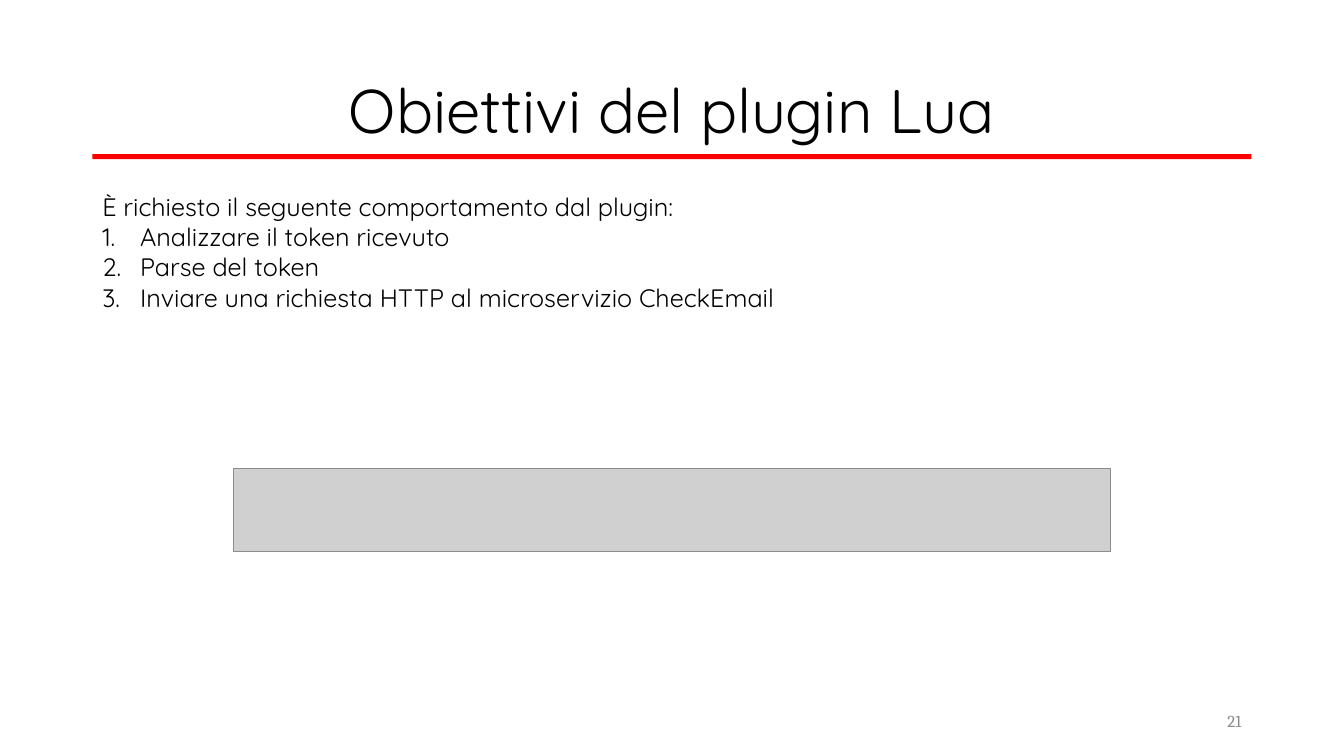
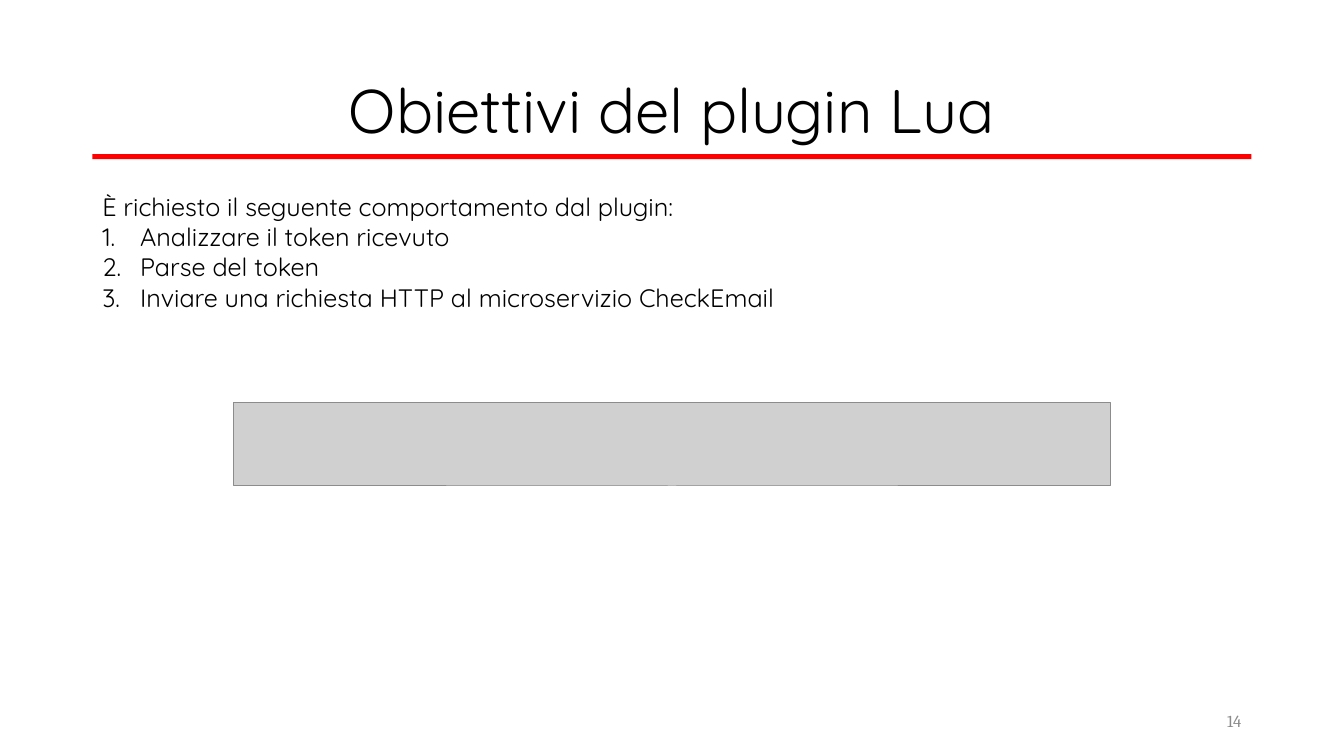
Before and after one commit to valeriodesiati/tesi, a slide deck: slide 14 of Presentazione/Valerio Desiati - Presentazione Discussione.pptx (slide 21 before the commit). Drawn at 1344x756 pixels with LibreOffice and Linux fonts; fonts in the diff are those of the drawing; grey boxes stand for pictures. Boxes give left, top, right and bottom in pixels: in the first picture for what was removed or moved away, otherwise in the second. Text is boxed around its words. In the diff, an @@ line names an element or a change of style, - is before the commit and + after.

```diff
--- a/Presentazione/Valerio Desiati - Presentazione Discussione.pptx
+++ b/Presentazione/Valerio Desiati - Presentazione Discussione.pptx
@@ picture: place and size @@
-picture at bbox=[234, 468, 1110, 552]
+picture at bbox=[234, 403, 1110, 487]
@@ page number at bbox=[1227, 716, 1241, 727]: text changed @@
-21
+14
```
Also in this commit, not shown: 10 other slides changed, 10 slides removed, 7 other files.
